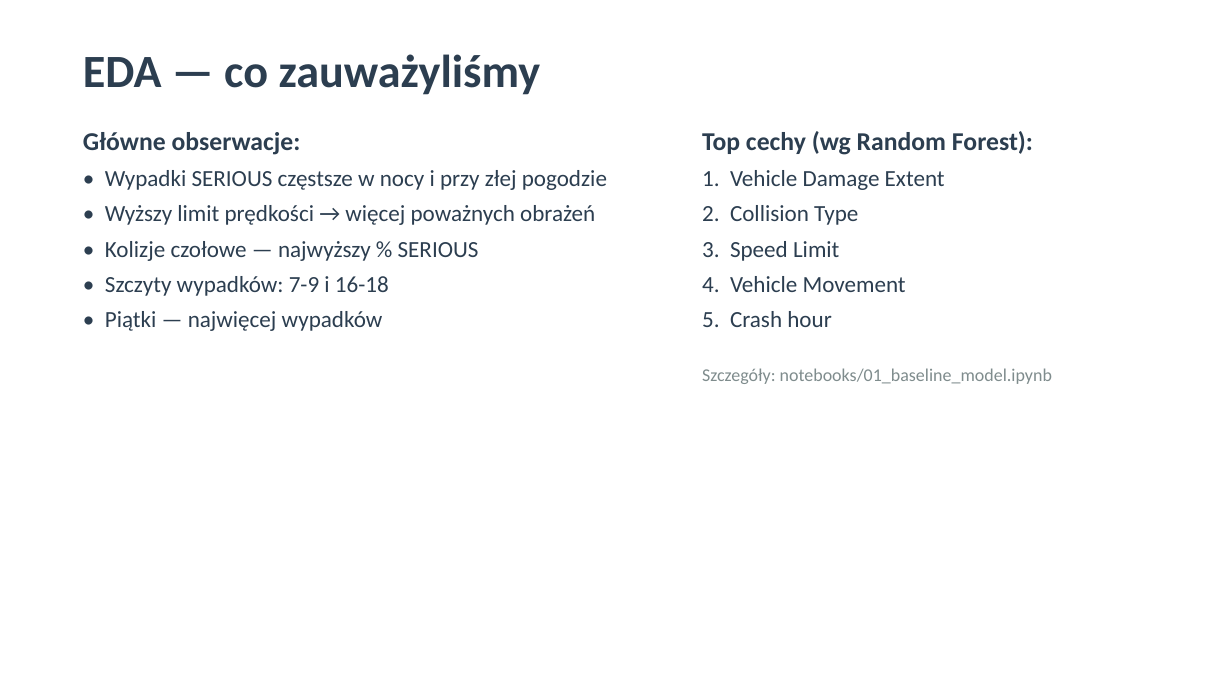
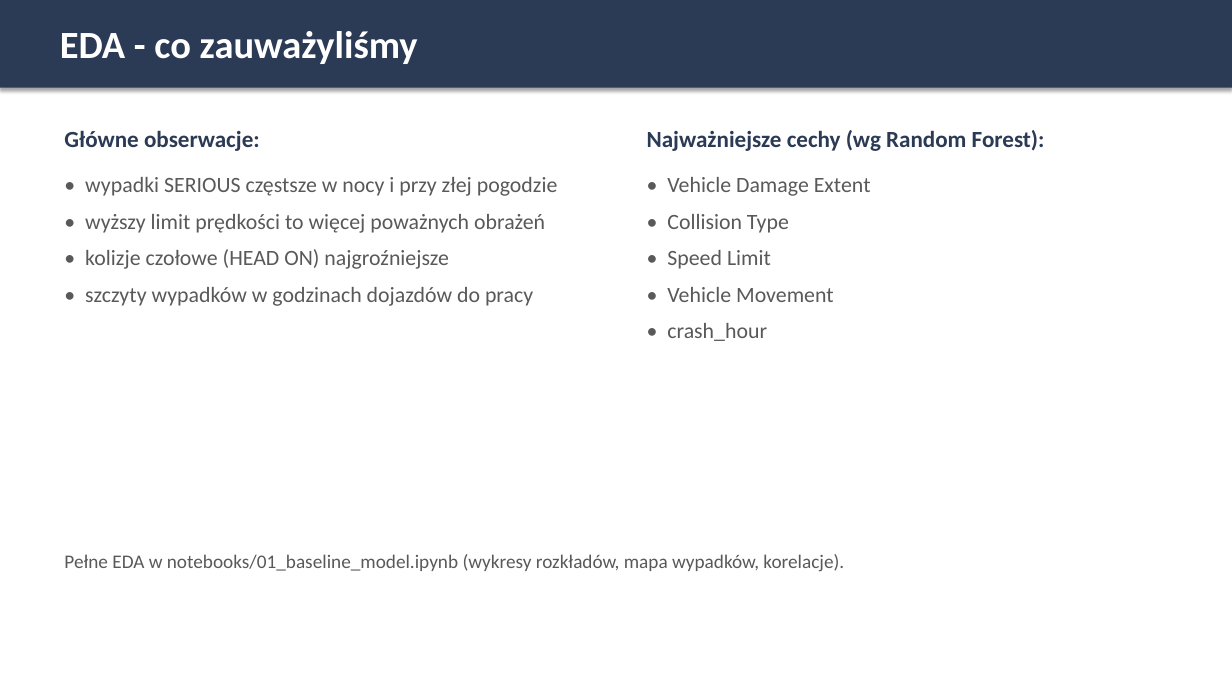
Before and after one commit to s19455/ASI-Analiza-wypadkow, a slide deck: slide 4 of docs/prezentacja.pptx. Drawn at 1232x693 pixels with LibreOffice and Linux fonts; fonts in the diff are those of the drawing. Boxes give left, top, right and bottom in pixels: in the first picture for what was removed or moved away, otherwise in the second. Text is boxed around its words. In the diff, an @@ line names an element or a change of style, - is before the commit and + after.

```diff
--- a/docs/prezentacja.pptx
+++ b/docs/prezentacja.pptx
@@ rectangle added at [0, 0, 1232, 88], fill #2B3A55 @@
@@ text at [60, 31, 418, 64]: text changed; size 36 to 30 pt; text colour #2C3E50 to #FFFFFF @@
-EDA — co zauważyliśmy
+EDA - co zauważyliśmy
@@ text added at [64, 130, 260, 151], 18 pt, text #2B3A55, bold @@
+Główne obserwacje:
@@ text added at [647, 130, 1045, 151], 18 pt, text #2B3A55, bold @@
+Najważniejsze cechy (wg Random Forest):
@@ text at [85, 177, 558, 306]: text changed; size 18 to 17 pt; text colour #2C3E50 to #595959 @@
-Główne obserwacje:
-• Wypadki SERIOUS częstsze w nocy i przy złej pogodzie
-• Wyższy limit prędkości → więcej poważnych obrażeń
-• Kolizje czołowe — najwyższy % SERIOUS
-• Szczyty wypadków: 7-9 i 16-18
-• Piątki — najwięcej wypadków
+• wypadki SERIOUS częstsze w nocy i przy złej pogodzie
+• wyższy limit prędkości to więcej poważnych obrażeń
+• kolizje czołowe (HEAD ON) najgroźniejsze
+• szczyty wypadków w godzinach dojazdów do pracy
@@ text at [667, 177, 871, 341]: text changed; size 18 to 17 pt; text colour #2C3E50 to #595959 @@
-Top cechy (wg Random Forest):
-1. Vehicle Damage Extent
-2. Collision Type
-3. Speed Limit
-4. Vehicle Movement
-5. Crash hour
-Szczegóły: notebooks/01_baseline_model.ipynb
+• Vehicle Damage Extent
+• Collision Type
+• Speed Limit
+• Vehicle Movement
+• crash_hour
@@ text added at [64, 554, 844, 572], 15 pt, text #595959 @@
+Pełne EDA w notebooks/01_baseline_model.ipynb (wykresy rozkładów, mapa wypadków, korelacje).
```
Also in this commit, not shown: 4 other slides changed, 5 slides added, 4 slides removed, 1 other file.
